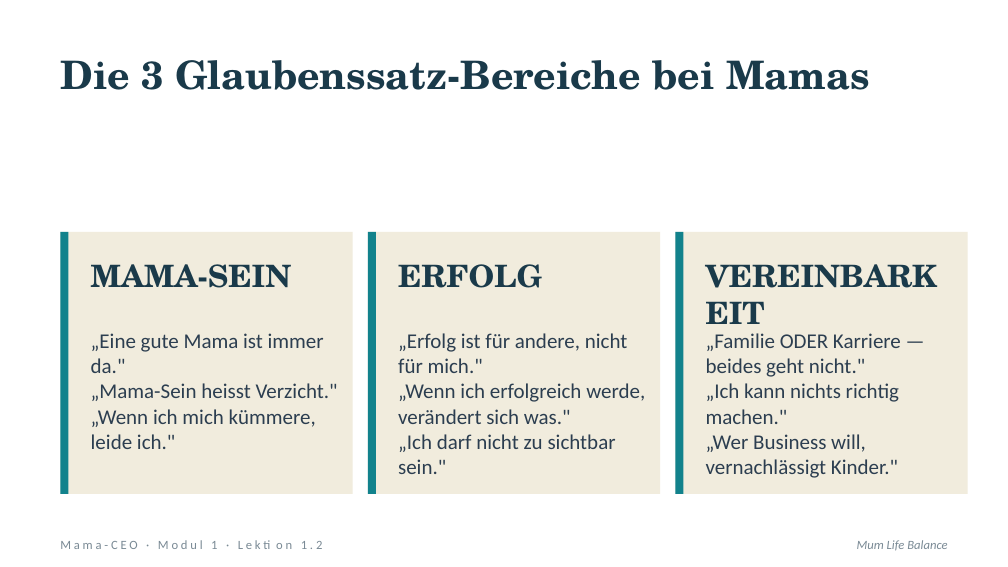
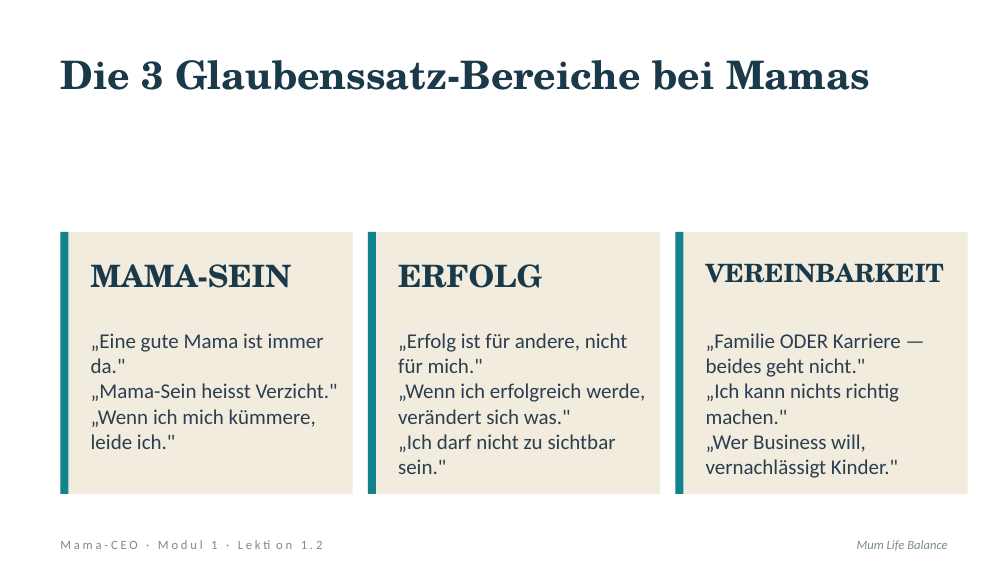
Before and after one commit to pnulmann-hue/mumlifebalance-workspace, a slide deck: slide 6 of outputs/produkte/mama-ceo/03-praesentationen/saeule-2/02-lektion-2-2.pptx. Drawn at 1008x567 pixels with LibreOffice and Linux fonts; fonts in the diff are those of the drawing. Boxes give left, top, right and bottom in pixels: in the first picture for what was removed or moved away, otherwise in the second. Text is boxed around its words. In the diff, an @@ line names an element or a change of style, - is before the commit and + after.

```diff
--- a/outputs/produkte/mama-ceo/03-praesentationen/saeule-2/02-lektion-2-2.pptx
+++ b/outputs/produkte/mama-ceo/03-praesentationen/saeule-2/02-lektion-2-2.pptx
@@ text "VEREINBARKEIT" at (x1=706, y1=263, x2=944, y2=283): size 22 to 18 pt @@
```
Also in this commit, not shown: 2 other slides changed, 32 other files.
